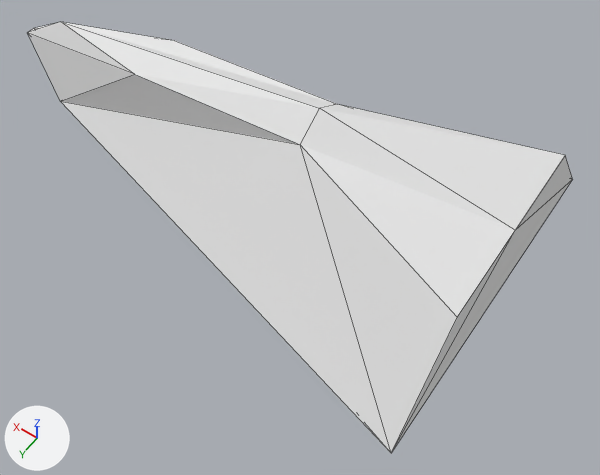
An edit to the Blender file textured_model_mathius.blend, drawn before and after from the same camera.
The view is the same before and after, from a camera (50 mm lens) standing at (-6.75, 7.94, 12.99) and looking at (-1.55, 0.66, 1.55). Arrows for +X, +Y and +Z are at lower left; the lights stay in place. Mesh edges are drawn as thin lines.
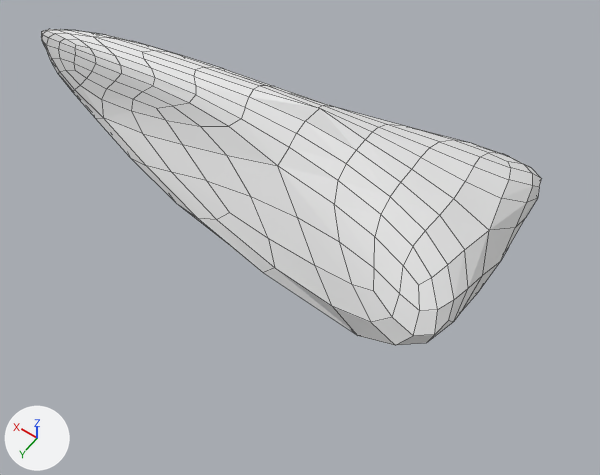
Where the change shows, as pixel boxes [x1, y1, x2, y2] in the pictures (600 x 475 px):
'Cube', reshaped (8% narrower, 27% shorter)
    before: [28, 22, 572, 453]
    after: [41, 29, 542, 345]

What the commit changed:
me_cube is used by ob_cube; location (-1.46, 0.0, 2.53); rotation (-0.00815, 0.000228, 0.0221), in degrees (-0.5, 0, 1.3); scale (3.44, 1.81, 3.44).
me_cube had 17 vertices, 24 faces, 1 loose edge and spanned x -1.01..1.99, y -1.78..1.78, z -0.27..0.45.
me_cube now has 310 vertices, 304 faces, 4 loose edges and spans x -0.98..1.9, y -1.15..1.15, z -0.26..0.45.
me_cube part 1: 15 vertices removed from x -1.01..1.99, y -1.78..1.78, z -0.27..0.35; 308 vertices added at x -0.98..1.9, y -1.15..1.15, z -0.26..0.45.
